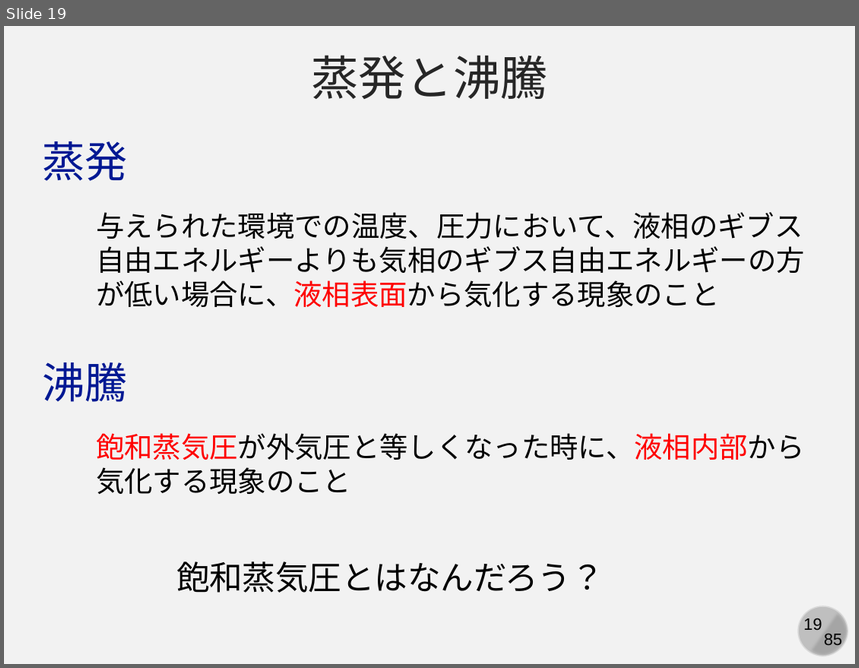
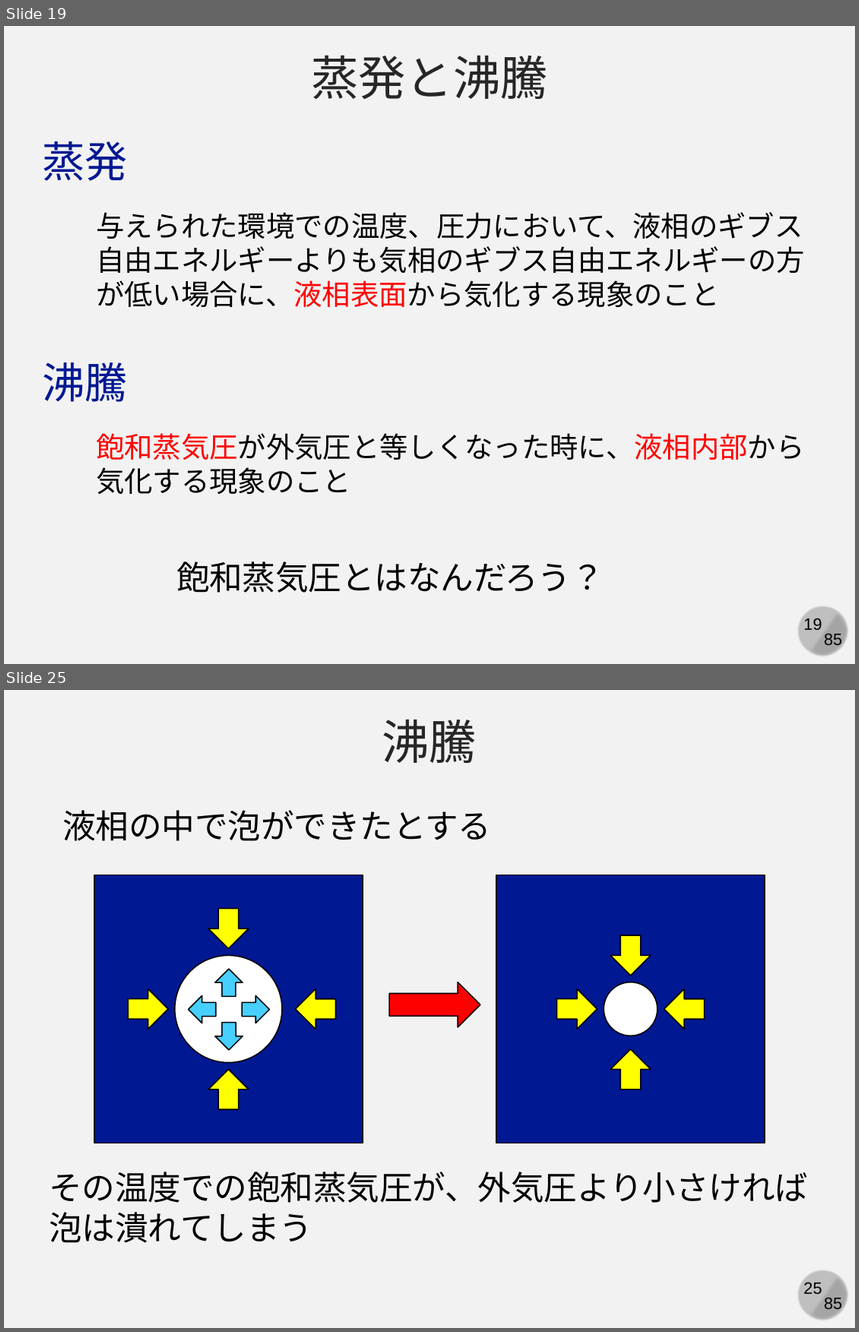
Before and after one commit to kaityo256/yamagata2022, a slide deck: 05_md_advanced/yamagata05.pptx. Shown one above the other, each under a label of ours: slide 19 before the commit, slides 19 and 25 after it; the slides between them are not shown. The pictures are 859x668 and 859x1332 pixels, drawn with LibreOffice and Linux fonts; fonts in the diff are those of the drawing. Boxes give left, top, right and bottom in pixels: in the first picture for what was removed or moved away, otherwise in the second. Text is boxed around its words. In the diff, an @@ line names an element or a change of style, - is before the commit and + after.

```diff
--- a/05_md_advanced/yamagata05.pptx
+++ b/05_md_advanced/yamagata05.pptx
@@ slide 25 added at [4,690,855,1328], background #F2F2F2; not listed: 4 template elements that a slide beside it also shows @@
@@ text added at [382,719,477,763], 40 pt, text #262626 @@
+沸騰
@@ text added at [63,810,491,841], 28 pt, text #000000 @@
+液相の中で泡ができたとする
@@ rectangle added at [94,875,363,1144], fill #011893, outline #000000 1 pt @@
@@ rectangle added at [496,875,765,1144], fill #011893, outline #000000 1 pt @@
@@ up arrow added at [208,909,248,948], fill #FFFF00, outline #000000 1 pt @@
@@ up arrow added at [611,935,651,975], fill #FFFF00, outline #000000 1 pt @@
@@ ellipse added at [175,955,282,1063], fill #FFFFFF, outline #000000 1 pt @@
@@ up arrow added at [215,969,243,996], fill #47CFFF, outline #000000 1 pt @@
@@ right arrow added at [389,983,481,1028], fill #FF0000, outline #000000 1 pt @@
@@ ellipse added at [604,983,658,1037], fill #FFFFFF, outline #000000 1 pt @@
@@ up arrow added at [129,989,168,1029], fill #FFFF00, outline #000000 1 pt @@
@@ up arrow added at [189,996,216,1023], fill #47CFFF, outline #000000 1 pt @@
@@ up arrow added at [243,996,269,1023], fill #47CFFF, outline #000000 1 pt @@
@@ up arrow added at [296,989,336,1029], fill #FFFF00, outline #000000 1 pt @@
@@ up arrow added at [557,989,598,1029], fill #FFFF00, outline #000000 1 pt @@
@@ up arrow added at [664,989,705,1029], fill #FFFF00, outline #000000 1 pt @@
@@ up arrow added at [215,1023,243,1050], fill #47CFFF, outline #000000 1 pt @@
@@ up arrow added at [611,1049,651,1089], fill #FFFF00, outline #000000 1 pt @@
@@ up arrow added at [208,1070,248,1110], fill #FFFF00, outline #000000 1 pt @@
@@ text added at [49,1172,808,1243], 28 pt, text #000000 @@
+その温度での飽和蒸気圧が、外気圧より小さければ
+泡は潰れてしまう
```
Also in this commit, not shown: 2 slides changed, 6 other slides added.
